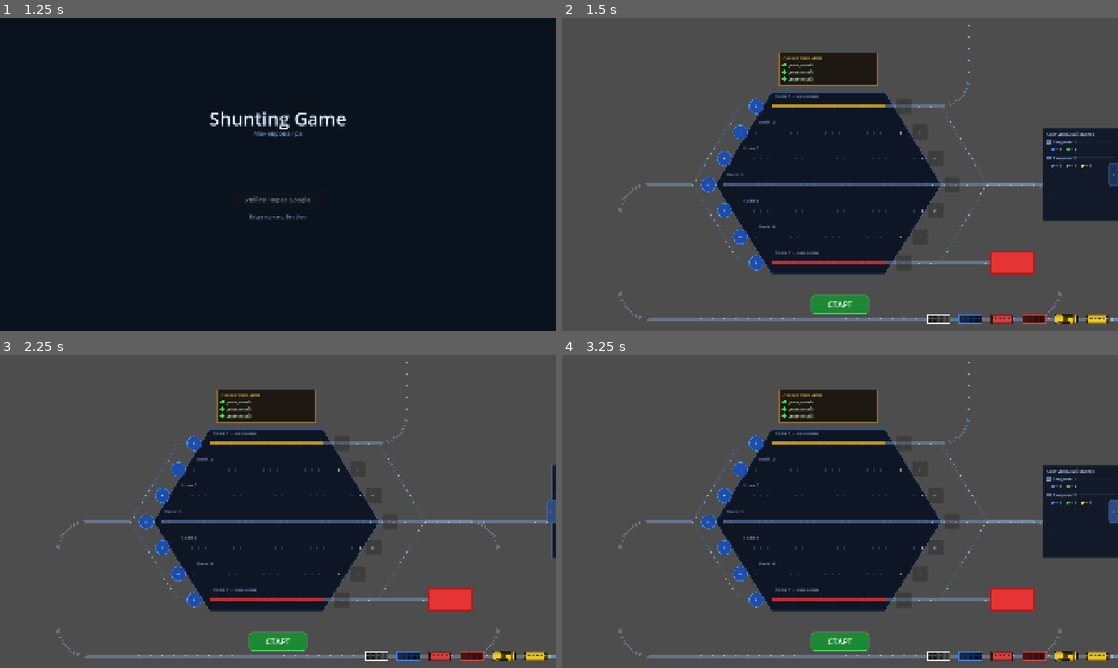
Above: before the commit, frames 1-4 (two rows, left to right).
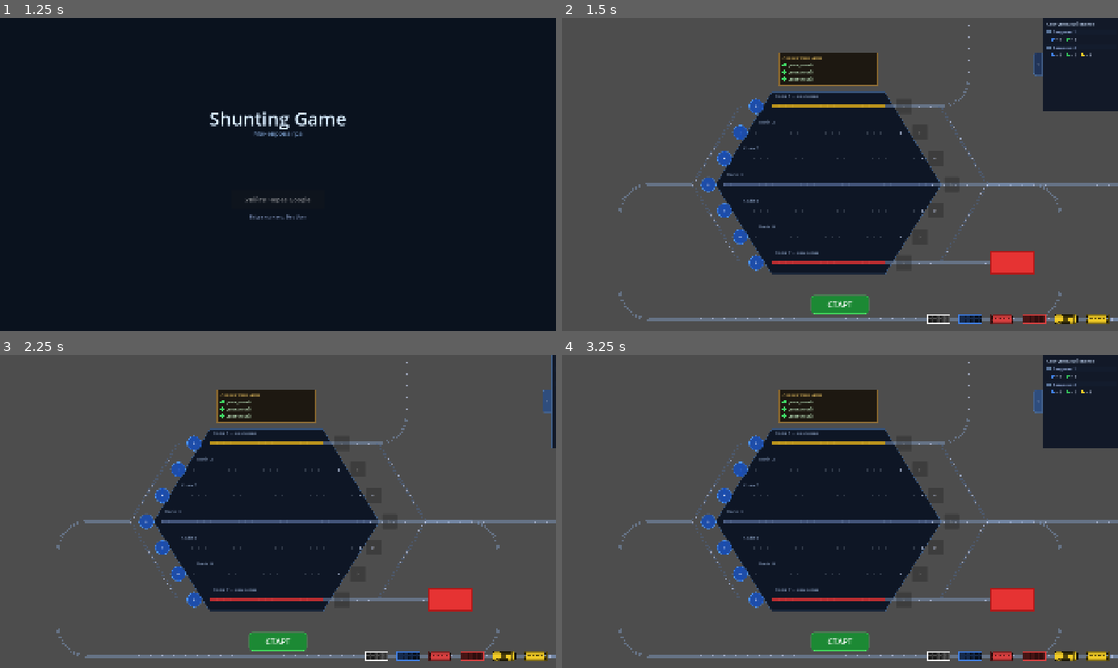
Above: after the commit, the same moments.

Repository: Fenimors99/shunting-game
Game: Godot game, scene res://scenes/LoginScreen.tscn
Same seed, same stepped clock (60 frames per second), same inputs: the game is played once before the commit and once after it.
Inputs:
- Up to frame 1 (1.25 s): click "Увійти через Google" at 0.5 s
- Up to frame 2 (1.5 s): tap Enter at 1.25 s
- Up to frame 3 (2.25 s): click "<" at 2 s
- Up to frame 4 (3.25 s): click ">" at 2.75 s

Frame 1 is identical in both runs. In frame 2, 8.1% of the frame differs, in the area x 84-100%, y 0-65%; in frame 3, 0.7%; in frame 4, 8.1%.

Commit message:
fix(ui): move TaskPanel to top-right corner, sync toggle button position

Diff:
--- a/scripts/TaskPanel.gd
+++ b/scripts/TaskPanel.gd
@@ -20,7 +20,7 @@
 	_pos_open   = vp.x - PANEL_W
 	_pos_closed = vp.x
 	position.x  = _pos_open
-	position.y  = (vp.y - PANEL_H) / 2.0
+	position.y  = 0.0  # правий верхній кут
 
 # Викликається з GameScreen після того як вузли готові.
 # tm    — менеджер завдань
@@ -31,6 +31,7 @@
 	_toggle_btn.z_index  = 2  # поверх панелі (z=1)
 	_task_manager.task_completed.connect(func(_i): queue_redraw())
 	_apply_toggle_style()
+	_toggle_btn.position = Vector2(_pos_open - TOGGLE_W, (PANEL_H - TOGGLE_H) / 2.0)
 	_toggle_btn.pressed.connect(_toggle)
 	queue_redraw()
 
@@ -124,4 +125,5 @@
 	var tween := create_tween()
 	tween.set_trans(Tween.TRANS_CUBIC).set_ease(Tween.EASE_OUT)
 	tween.tween_property(self, "position:x", target_x, 0.3)
+	tween.parallel().tween_property(_toggle_btn, "position:x", target_x - TOGGLE_W, 0.3)
 	tween.tween_callback(func(): _tweening = false)
